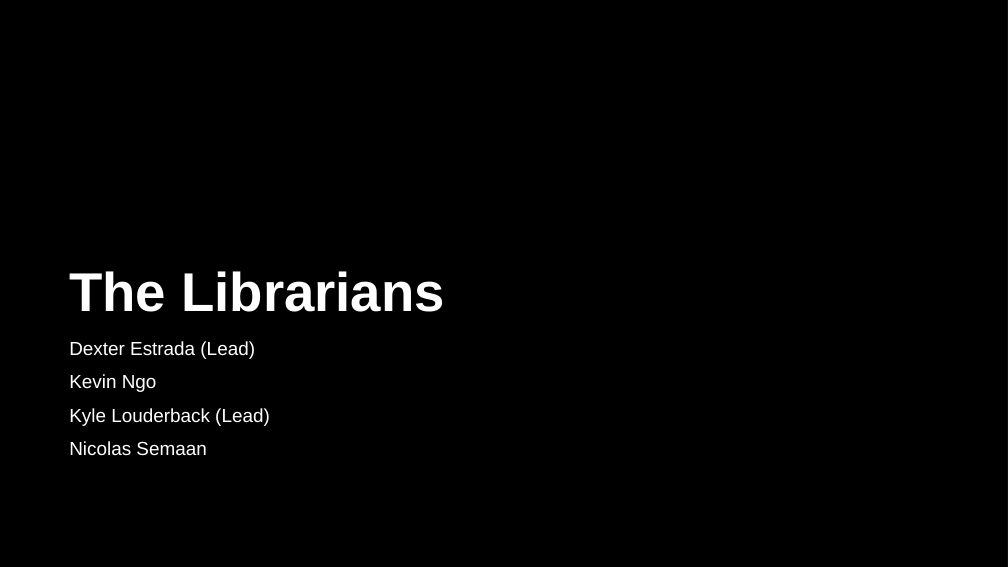
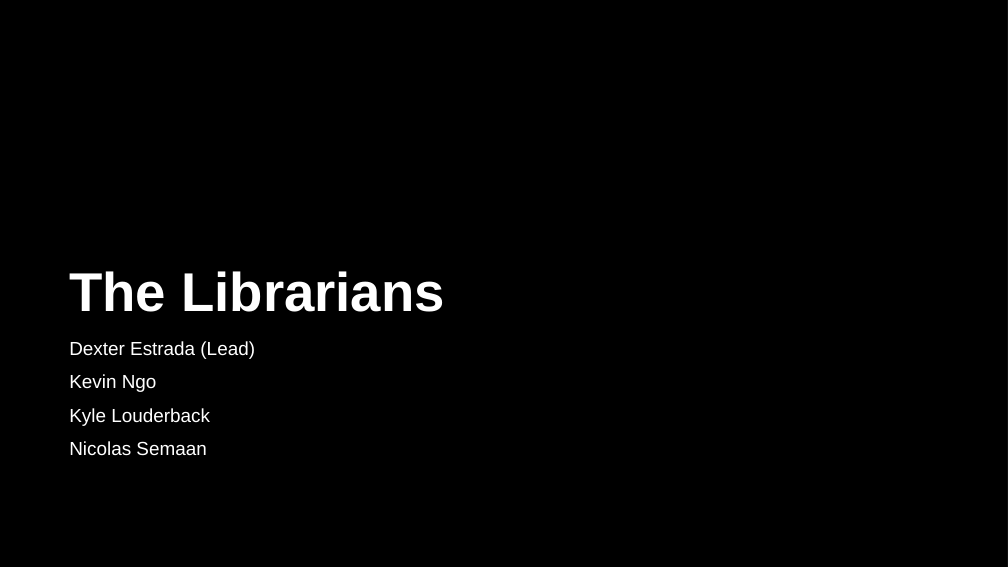
Before and after one commit to contactatfp/theLibrarians, a slide deck: slide 1 of weekly_team_presentation/week5.pptx. Drawn at 1008x567 pixels with LibreOffice and Linux fonts; fonts in the diff are those of the drawing; background and template pictures are left out; a plain dark background stands for a picture behind light text. Boxes give left, top, right and bottom in pixels: in the first picture for what was removed or moved away, otherwise in the second. Text is boxed around its words. In the diff, an @@ line names an element or a change of style, - is before the commit and + after.

```diff
--- a/weekly_team_presentation/week5.pptx
+++ b/weekly_team_presentation/week5.pptx
@@ subtitle at <box>69,341,255,456</box>: less space between paragraphs @@
@@ subtitle at <box>69,408,210,426</box>: text changed @@
-Kyle Louderback (Lead)
+Kyle Louderback
```
Also in this commit, not shown: 1 other slide changed, 6 slides added, 4 slides removed, 4 other files.
